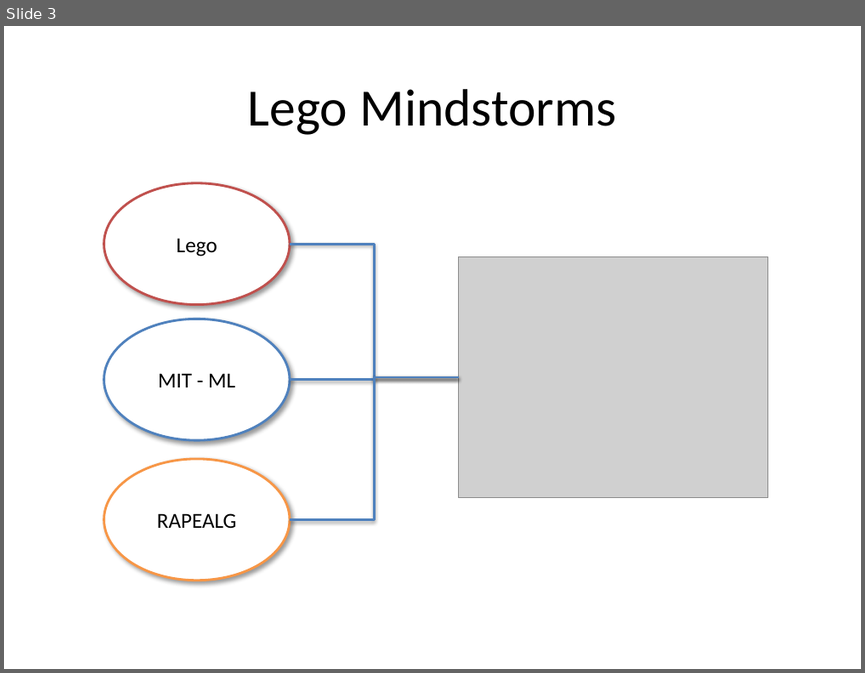
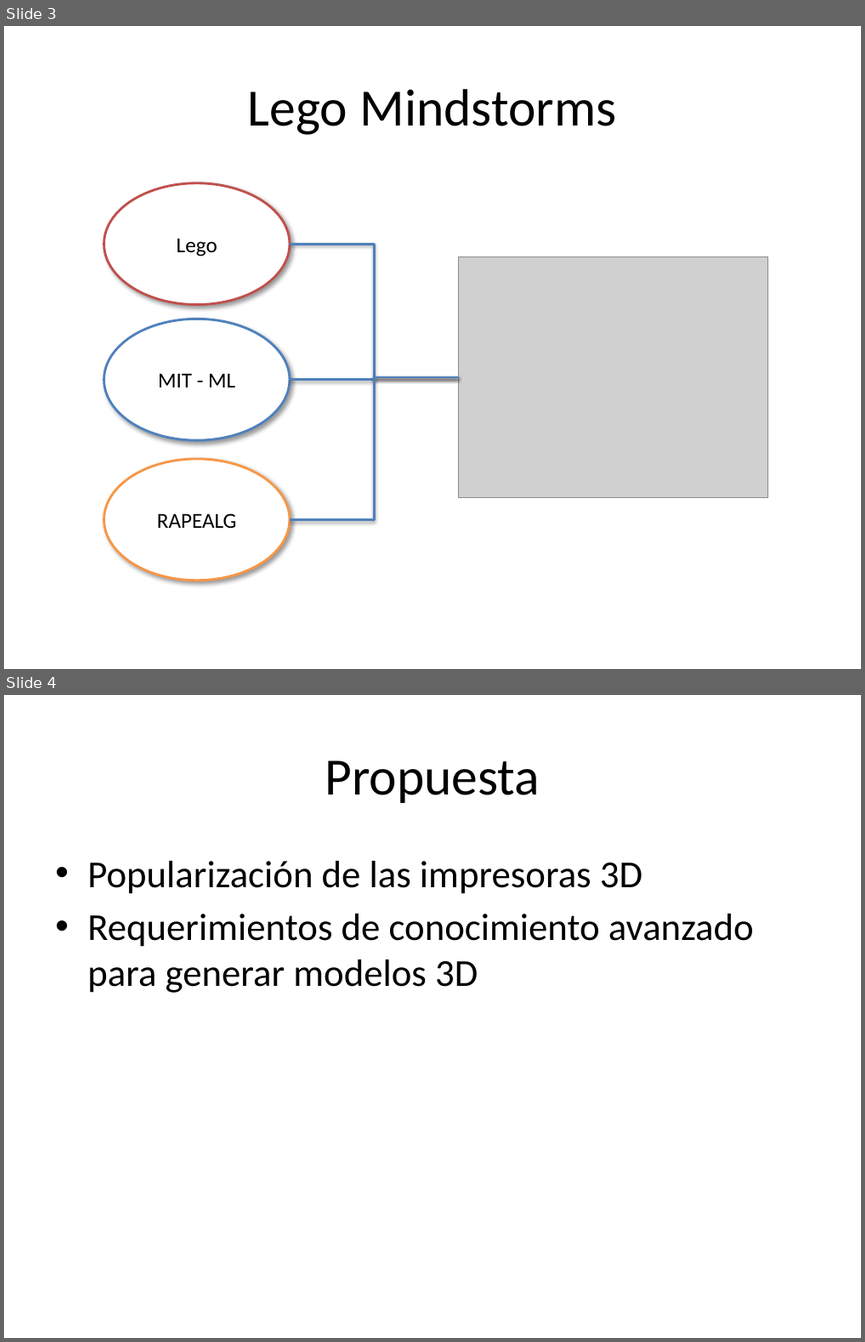
Before and after one commit to fdefreitas/MADN3S, a slide deck: Seminario/presentacion-seminario.pptx. Shown one above the other, each under a label of ours: slide 3 before the commit, slides 3 and 4 after it. The pictures are 865x673 and 865x1342 pixels, drawn with LibreOffice and Linux fonts; fonts in the diff are those of the drawing; grey boxes stand for pictures. Boxes give left, top, right and bottom in pixels: in the first picture for what was removed or moved away, otherwise in the second. Text is boxed around its words. In the diff, an @@ line names an element or a change of style, - is before the commit and + after.

Commit message:
primer add de la propuesta

```diff
--- a/Seminario/presentacion-seminario.pptx
+++ b/Seminario/presentacion-seminario.pptx
@@ slide 4 added at bbox=[4, 695, 861, 1338], background #FFFFFF @@
@@ title added at bbox=[324, 760, 540, 803], 44 pt, text #000000 @@
+Propuesta
@@ text added at bbox=[87, 861, 754, 993], 32 pt, text #000000 @@
+• Popularización de las impresoras 3D
+• Requerimientos de conocimiento avanzado para generar modelos 3D
```
